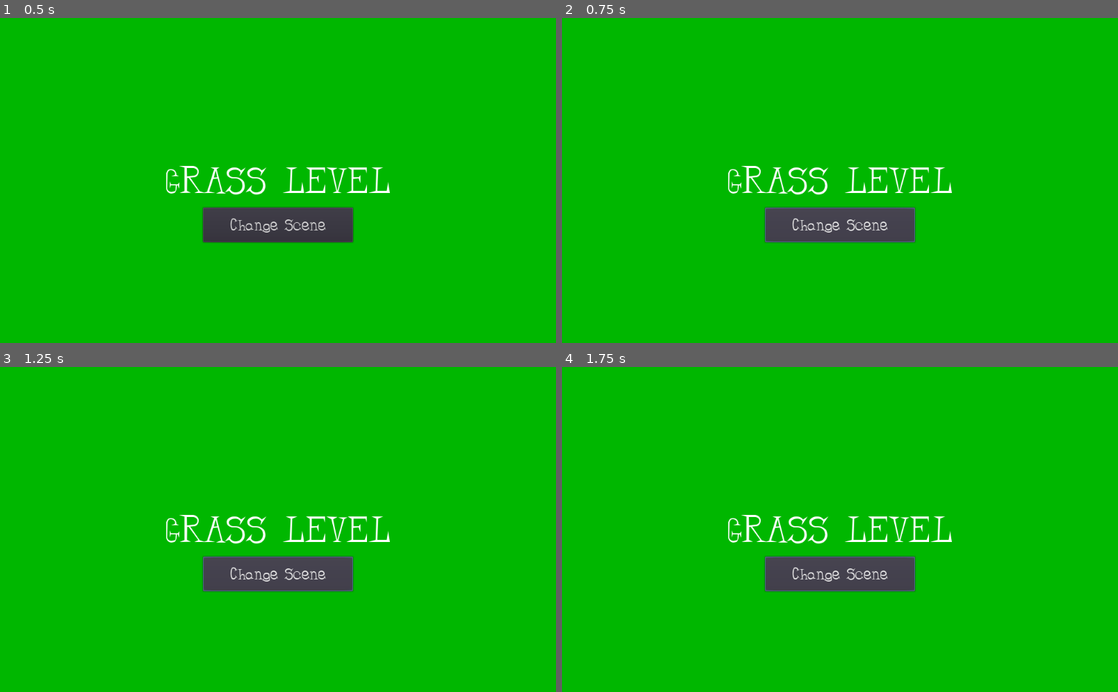
Above: before the commit, frames 1-4 (two rows, left to right).
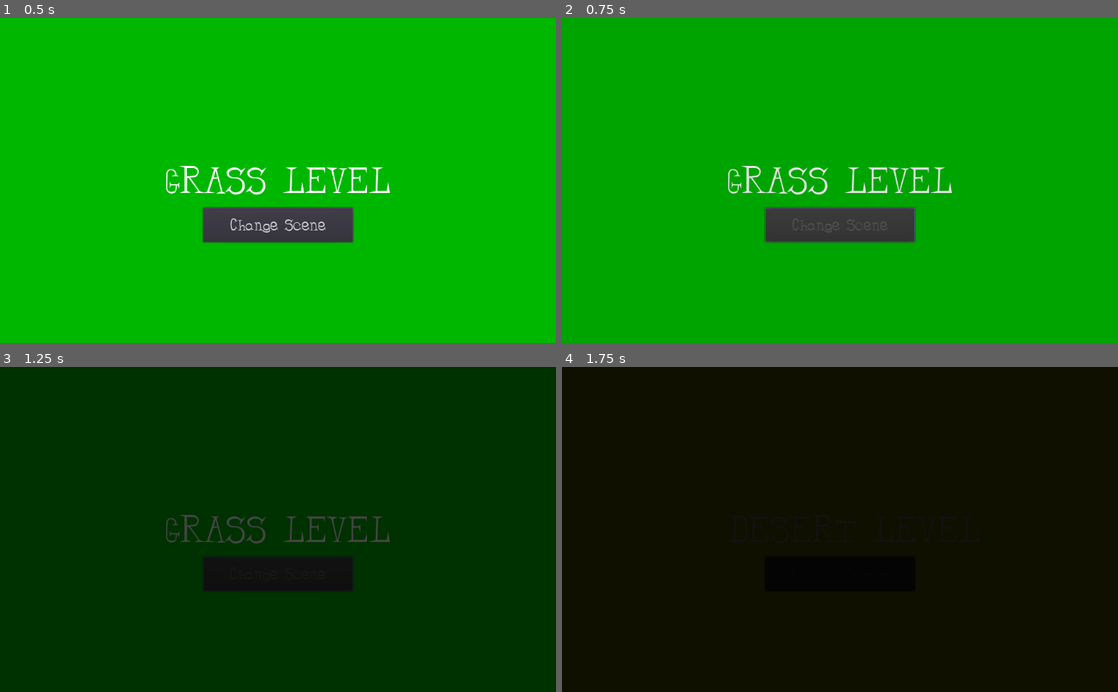
Above: after the commit, the same moments.

Repository: chelosky/godot-projects
Game: Godot game, scene res://Levels/LevelSwitcher.tscn
Two runs of this game, one before a commit and one after it. Both use one fixed random seed, a clock stepped at 60 frames per second and the inputs below. Before the commit the project starts from res://Levels/GrassLevel.tscn. Sound files missing from this copy of the repository are replaced by a short silence.
Inputs (mouse positions are in pixels of both pictures, inside the frame that each line leads up to):
- Up to frame 1 (0.5 s): no input
- Up to frame 2 (0.75 s): click "Change Scene" at 0.5 s
- Up to frame 3 (1.25 s): no input
- Up to frame 4 (1.75 s): click (840, 575) at 1.25 s, where only the run before the commit has a clickable "Change Scene"

Frame 1 is identical in both runs. In frame 2, 1.0% of the frame differs, in the area x 29-71%, y 45-70%; in frame 3, 100%, in the area x 0-100%, y 0-100%; in frame 4, 100%.

Commit message:
:sparkles: added animation between levels

Diff:
--- a/002-Level Switcher/Levels/DessertLevel.tscn
+++ b/002-Level Switcher/Levels/DessertLevel.tscn
@@ -1,7 +1,9 @@
-[gd_scene load_steps=5 format=2]
+[gd_scene load_steps=7 format=2]
 
 [ext_resource path="res://Fonts/bandit.ttf" type="DynamicFontData" id=1]
 [ext_resource path="res://Levels/Level.gd" type="Script" id=2]
+[ext_resource path="res://Sounds/assets_Video-Game-Power-Level-Up-B1-www.fesliyanstudios.com (1).wav" type="AudioStream" id=3]
+[ext_resource path="res://Sounds/assets_Door-Bell-Ding-A1-www.fesliyanstudios.com.wav" type="AudioStream" id=4]
 
 [sub_resource type="DynamicFont" id=1]
 size = 70
@@ -47,4 +49,10 @@
 custom_fonts/font = SubResource( 2 )
 text = "Change Scene"
 
+[node name="ButtonClickedSound" type="AudioStreamPlayer" parent="."]
+stream = ExtResource( 4 )
+
+[node name="LevelLoadedSound" type="AudioStreamPlayer" parent="."]
+stream = ExtResource( 3 )
+
 [connection signal="pressed" from="Button" to="." method="_on_Button_pressed"]
--- a/002-Level Switcher/Levels/GrassLevel.tscn
+++ b/002-Level Switcher/Levels/GrassLevel.tscn
@@ -1,7 +1,9 @@
-[gd_scene load_steps=5 format=2]
+[gd_scene load_steps=7 format=2]
 
 [ext_resource path="res://Fonts/bandit.ttf" type="DynamicFontData" id=1]
 [ext_resource path="res://Levels/Level.gd" type="Script" id=2]
+[ext_resource path="res://Sounds/assets_Video-Game-Power-Level-Up-B1-www.fesliyanstudios.com (1).wav" type="AudioStream" id=3]
+[ext_resource path="res://Sounds/assets_Door-Bell-Ding-A1-www.fesliyanstudios.com.wav" type="AudioStream" id=4]
 
 [sub_resource type="DynamicFont" id=1]
 size = 70
@@ -47,4 +49,10 @@
 custom_fonts/font = SubResource( 2 )
 text = "Change Scene"
 
+[node name="ButtonClickedSound" type="AudioStreamPlayer" parent="."]
+stream = ExtResource( 4 )
+
+[node name="LevelLoadedSound" type="AudioStreamPlayer" parent="."]
+stream = ExtResource( 3 )
+
 [connection signal="pressed" from="Button" to="." method="_on_Button_pressed"]
--- a/002-Level Switcher/Levels/Level.gd
+++ b/002-Level Switcher/Levels/Level.gd
@@ -4,5 +4,19 @@
 
 export (String) var level_name = "level"
 
+func _ready():
+	$Button.disabled = true
+
+func play_loaded_sound():
+	$LevelLoadedSound.play()
+	$Button.disabled = false
+
+func cleanup():
+	if $ButtonClickedSound.playing:
+		yield($ButtonClickedSound, "finished")
+	queue_free()
+
 func _on_Button_pressed():
+	$ButtonClickedSound.play()
+	$Button.disabled = true
 	emit_signal("level_changed", level_name)
--- a/002-Level Switcher/Levels/LevelSwitcher.gd
+++ b/002-Level Switcher/Levels/LevelSwitcher.gd
@@ -1,12 +1,15 @@
 extends Node
 
+var next_level = null
+
 onready var current_level = $GrassLevel
+onready var anim = $AnimationPlayer
 
 func _ready():
 	current_level.connect("level_changed", self, "handle_level_changed")
+	current_level.play_loaded_sound()
 
 func handle_level_changed(current_level_name: String):
-	var next_level
 	var next_level_name: String
 
 	match current_level_name:
@@ -18,7 +21,20 @@
 			return
 
 	next_level = load("res://Levels/"+ next_level_name +"Level.tscn").instance()
+	next_level.layer = -1
 	add_child(next_level)
+	anim.play('fade_in')
 	next_level.connect("level_changed", self, "handle_level_changed")
-	current_level.queue_free()
-	current_level = next_level
+
+func _on_AnimationPlayer_animation_finished(anim_name: String):
+	match anim_name:
+		"fade_in":
+			current_level.cleanup()
+			current_level = next_level
+			current_level.layer	= 1
+			next_level = null
+			anim.play("fade_out")
+		"fade_out":
+			current_level.play_loaded_sound()
+		_:
+			return
--- a/002-Level Switcher/Levels/LevelSwitcher.tscn
+++ b/002-Level Switcher/Levels/LevelSwitcher.tscn
@@ -1,9 +1,54 @@
-[gd_scene load_steps=3 format=2]
+[gd_scene load_steps=5 format=2]
 
 [ext_resource path="res://Levels/GrassLevel.tscn" type="PackedScene" id=1]
 [ext_resource path="res://Levels/LevelSwitcher.gd" type="Script" id=2]
+
+[sub_resource type="Animation" id=1]
+resource_name = "fade_in"
+tracks/0/type = "value"
+tracks/0/path = NodePath("CanvasLayer/Overlay:color")
+tracks/0/interp = 1
+tracks/0/loop_wrap = true
+tracks/0/imported = false
+tracks/0/enabled = true
+tracks/0/keys = {
+"times": PoolRealArray( 0.1, 0.9 ),
+"transitions": PoolRealArray( 1, 1 ),
+"update": 0,
+"values": [ Color( 0, 0, 0, 0 ), Color( 0, 0, 0, 1 ) ]
+}
+
+[sub_resource type="Animation" id=2]
+resource_name = "fade_out"
+tracks/0/type = "value"
+tracks/0/path = NodePath("CanvasLayer/Overlay:color")
+tracks/0/interp = 1
+tracks/0/loop_wrap = true
+tracks/0/imported = false
+tracks/0/enabled = true
+tracks/0/keys = {
+"times": PoolRealArray( 0.1, 1 ),
+"transitions": PoolRealArray( 1, 1 ),
+"update": 0,
+"values": [ Color( 0, 0, 0, 1 ), Color( 0, 0, 0, 0 ) ]
+}
 
 [node name="LevelSwitcher" type="Node"]
 script = ExtResource( 2 )
 
 [node name="GrassLevel" parent="." instance=ExtResource( 1 )]
+
+[node name="AnimationPlayer" type="AnimationPlayer" parent="."]
+anims/fade_in = SubResource( 1 )
+anims/fade_out = SubResource( 2 )
+
+[node name="CanvasLayer" type="CanvasLayer" parent="."]
+layer = 10
+
+[node name="Overlay" type="ColorRect" parent="CanvasLayer"]
+anchor_right = 1.0
+anchor_bottom = 1.0
+mouse_filter = 2
+color = Color( 0, 0, 0, 0 )
+
+[connection signal="animation_finished" from="AnimationPlayer" to="." method="_on_AnimationPlayer_animation_finished"]
--- a/002-Level Switcher/project.godot
+++ b/002-Level Switcher/project.godot
@@ -11,7 +11,7 @@
 [application]
 
 config/name="002-Level Switcher"
-run/main_scene="res://Levels/GrassLevel.tscn"
+run/main_scene="res://Levels/LevelSwitcher.tscn"
 config/icon="res://icon.png"
 
 [gui]
Not shown, added: 002-Level Switcher/Sounds/assets_Door-Bell-Ding-A1-www.fesliyanstudios.com.wav.import
Not shown, added: 002-Level Switcher/Sounds/assets_Video-Game-Power-Level-Up-B1-www.fesliyanstudios.com (1).wav.import
Not shown, added: 002-Level Switcher/Sounds/assets_Door-Bell-Ding-A1-www.fesliyanstudios.com.wav
Not shown, added: 002-Level Switcher/Sounds/assets_Video-Game-Power-Level-Up-B1-www.fesliyanstudios.com (1).wav
